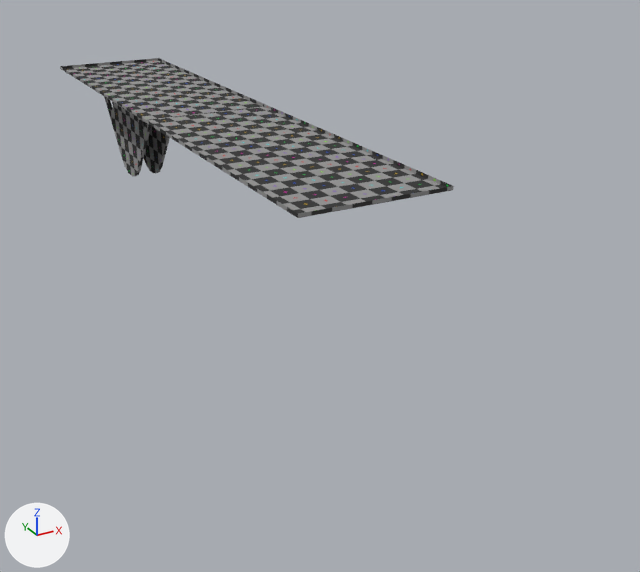
An edit to the Blender file Blender/Tabletop_Rigged.blend, drawn before and after from the same camera.
The view is the same before and after, from a 50 mm lens placed at (-3.02, -9.68, 1.81), pointed at (0.46, -3.36, -1.35). Every picture has the same lights, and +X, +Y and +Z are marked at lower left.

The first picture shows 'Mesh_Base'.
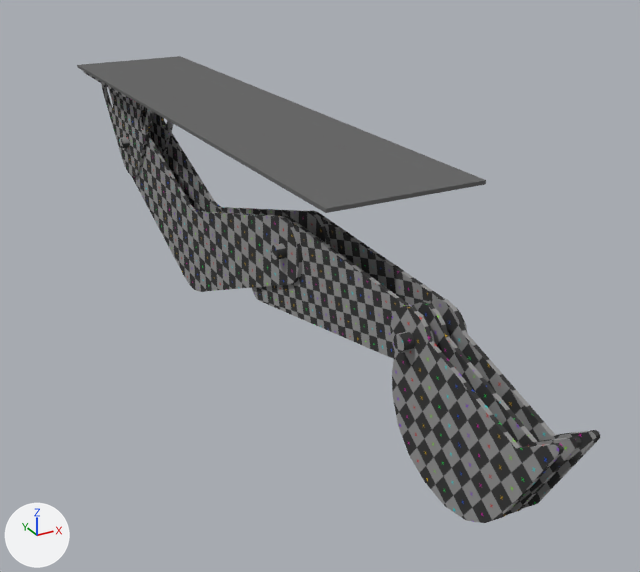
Where the change shows, as pixel boxes (x1, y1, x2, y2) in the pictures (640 x 572 px; the box of a moved part takes in the faces that stretch with it):
'Mesh_Base', reshaped (77% narrower, 34% shorter): before (60, 58, 454, 218); after (84, 72, 173, 177)
'Mesh_Bucket', shown: after (390, 297, 600, 523)
'Plane', added: after (77, 56, 486, 213)
'Mesh_Boom', shown: after (119, 121, 330, 292)
'Mesh_Arm', shown: after (252, 210, 468, 359)
part 1 of me_plane_006, moved or reshaped: before (60, 58, 454, 218); after (84, 72, 173, 177)
part 2 of me_plane_006, surface changed: before (105, 97, 147, 130); after (102, 85, 170, 130)

The change, as a diff of the scene's bpy script:
```diff
--- a/Blender/Tabletop_Rigged.blend.py
+++ b/Blender/Tabletop_Rigged.blend.py
@@ me_plane_006 @@
 # used by ob_mesh_base; location = (0.0, 0.0, 0.0); rotation_euler = (-1.571, 0.0, 3.142), in degrees (-90, 0, 180)
-me_plane_006.from_pydata(...)  # 204 vertices, 258 faces; spans x -0.6..0.6, y 0.0..1.11, z -1.0..5.0
+me_plane_006.from_pydata(...)  # 244 vertices, 286 faces; spans x -0.11..0.39, y 0.03..1.12, z -0.87..0.87
+# me_plane_006 part 1
+# 68 vertices are removed from x -0.6..0.6, y 0.0..1.11, z -1.0..5.0
+# 170 faces are deleted
+# 92 vertices are added at x -0.11..0.39, y 0.03..1.12, z -0.87..0.87
+# 8 new vertices lie (0.0, -0.14, 0.0) away from vertices in x -0.11..0.17, y 0.23, z -0.87..0.87
+# 8 new vertices lie (0.09, 0.0, 0.0) away from vertices in x -0.05..0.2, y 0.03..0.06, z -0.87..0.87
+# 198 new faces join them
+# me_plane_006 part 2: 88 kept faces spanning x -0.11..0.17, y 0.16..0.47, z -0.87..0.87 get new texture (UV) coordinates
 me_plane_006.materials.append(mat_aluminium)
@@ me_plane @@
+me_plane.from_pydata(...)  # a box spanning x -0.4..0.88, y -5.0..1.0, z -0.03..0.0
+me_plane.materials.append(mat_aluminium)  # picture img_uv_grid
@@ ob_mesh_boom @@
 ob_mesh_boom = bpy.data.objects.new('Mesh_Boom', me_plane_003)
-ob_mesh_boom.location = (0.0, 0.0, 0.0)
+ob_mesh_boom.location = (0.0, 0.0, -0.73)
+ob_mesh_boom.rotation_euler = (1.571, 3.142, 0.0)  # degrees (90, 180, 0)
 _m = ob_mesh_boom.modifiers.new('EdgeSplit', 'EDGE_SPLIT')
 _m.split_angle = 0.785
-ob_mesh_boom.hide_viewport = True
@@ ob_mesh_arm @@
 ob_mesh_arm = bpy.data.objects.new('Mesh_Arm', me_plane_004)
-ob_mesh_arm.location = (0.0, 0.0, 0.0)
+ob_mesh_arm.location = (0.0, -3.85, -0.73)
+ob_mesh_arm.rotation_euler = (1.571, 3.142, 0.0)  # degrees (90, 180, 0)
 _m = ob_mesh_arm.modifiers.new('EdgeSplit', 'EDGE_SPLIT')
 _m.split_angle = 0.785
-ob_mesh_arm.hide_viewport = True
@@ ob_mesh_bucket @@
 ob_mesh_bucket = bpy.data.objects.new('Mesh_Bucket', me_plane_005)
-ob_mesh_bucket.location = (0.0, 0.0, 0.0)
+ob_mesh_bucket.location = (0.0, -5.61, -0.73)
+ob_mesh_bucket.rotation_euler = (1.571, 3.142, 0.0)  # degrees (90, 180, 0)
 _m = ob_mesh_bucket.modifiers.new('EdgeSplit', 'EDGE_SPLIT')
 _m.split_angle = 0.785
-ob_mesh_bucket.hide_viewport = True
@@ ob_plane @@
+ob_plane = bpy.data.objects.new('Plane', me_plane)
+ob_plane.location = (0.0, 0.0, 0.0)
```
